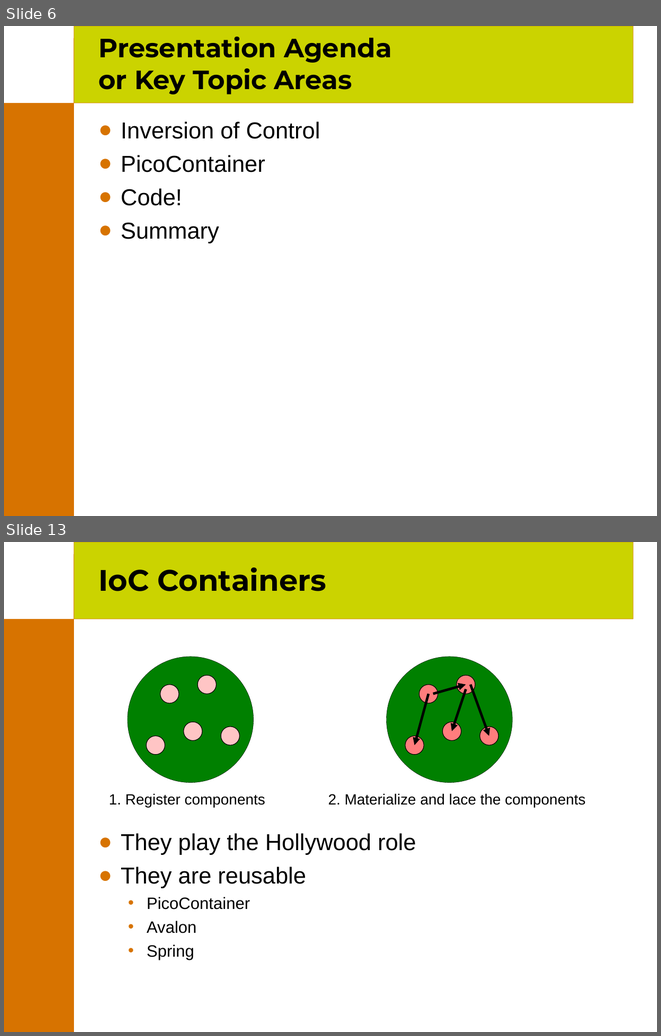
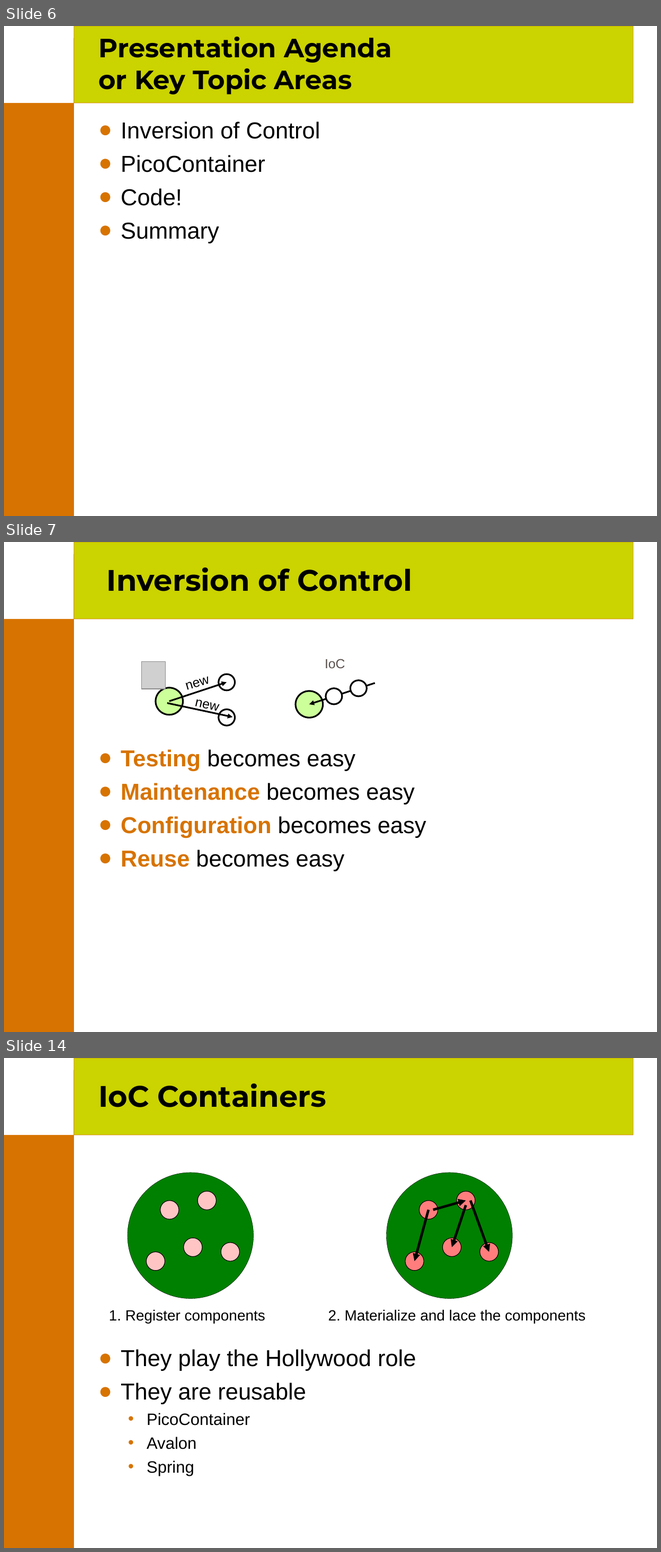
Before and after one commit to joehni/PicoContainer1-CVS, a slide deck: site/presentations/PicoContainer.ppt. Shown one above the other, each under a label of ours: slides 6 and 13 before the commit, slides 6, 7 and 14 after it; the slides between them are not shown. The pictures are 661x1036 and 661x1552 pixels, drawn with LibreOffice and Linux fonts; fonts in the diff are those of the drawing; grey boxes stand for pictures; background and template pictures are left out. Boxes give left, top, right and bottom in pixels: in the first picture for what was removed or moved away, otherwise in the second. Text is boxed around its words. In the diff, an @@ line names an element or a change of style, - is before the commit and + after.

```diff
--- a/site/presentations/PicoContainer.ppt
+++ b/site/presentations/PicoContainer.ppt
@@ slide 7 added at (x1=4, y1=542, x2=657, y2=1032), background #FFFFFF; not listed: 3 template elements that a slide beside it also shows @@
@@ title added at (x1=107, y1=567, x2=412, y2=591), 36 pt, text #000000, bold @@
+Inversion of Control
@@ picture added at (x1=141, y1=662, x2=165, y2=689) @@
@@ text added at (x1=325, y1=659, x2=345, y2=669), 16 pt, text #5A514E @@
+IoC
@@ arrow added from (169, 702) to (227, 682), #000000 2.01 pt @@
@@ text added at (x1=187, y1=676, x2=210, y2=692), 16 pt, text #000000 @@
+new
@@ ellipse added at (x1=219, y1=674, x2=235, y2=690), fill #FFFFFF, outline #000000 2.01 pt @@
@@ group added at (x1=296, y1=680, x2=375, y2=717): 3 ellipses, 1 arrow @@
@@ ellipse added at (x1=156, y1=688, x2=183, y2=715), fill #CCFF99, outline #000000 2.01 pt @@
@@ text added at (x1=194, y1=699, x2=218, y2=712), 16 pt, text #000000 @@
+new
@@ arrow added from (168, 703) to (233, 717), #000000 2.01 pt @@
@@ ellipse added at (x1=219, y1=709, x2=235, y2=725), fill #FFFFFF, outline #000000 2.01 pt @@
@@ text added at (x1=121, y1=749, x2=426, y2=871), 28 pt, text #000000 @@
+● Testing becomes easy
+● Maintenance becomes easy
+● Configuration becomes easy
+● Reuse becomes easy
@@ what was slide 13 is now slide 14 @@
```
Also in this commit, not shown: 15 slides changed, 3 other slides added, 7 slides removed.
